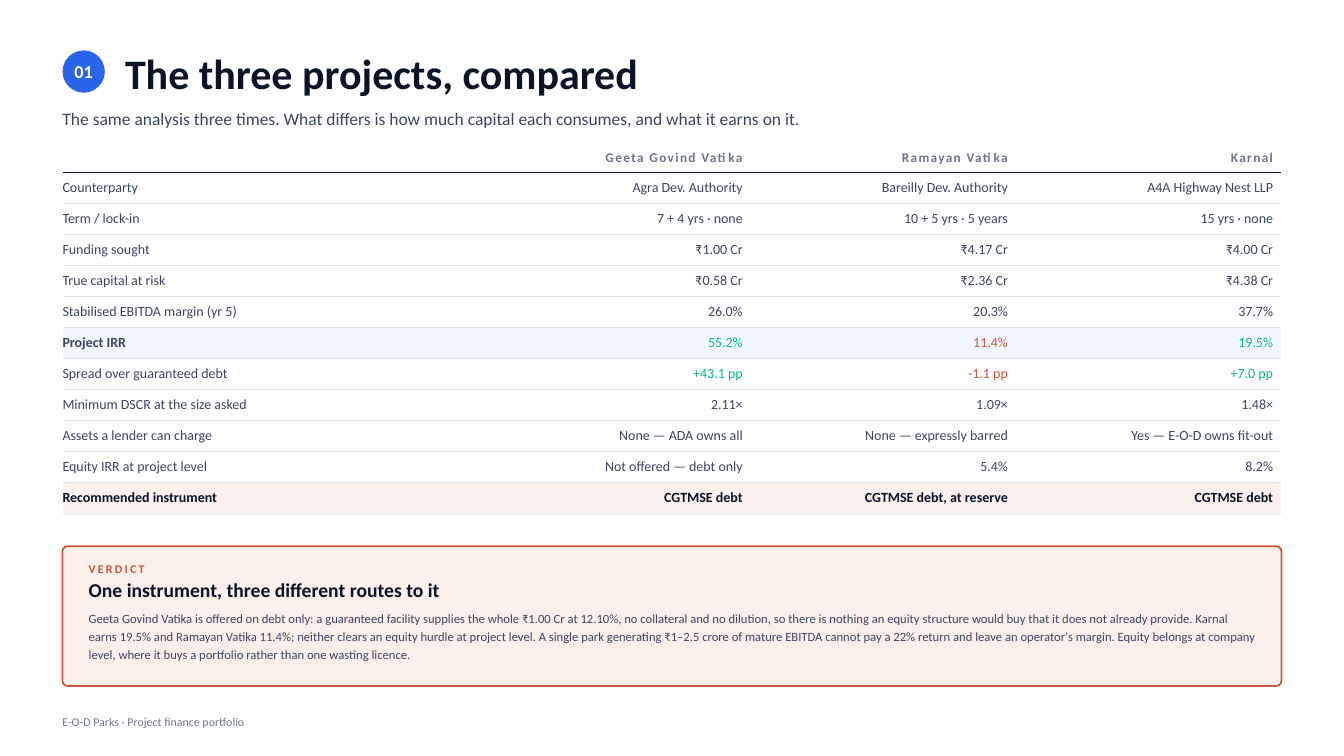
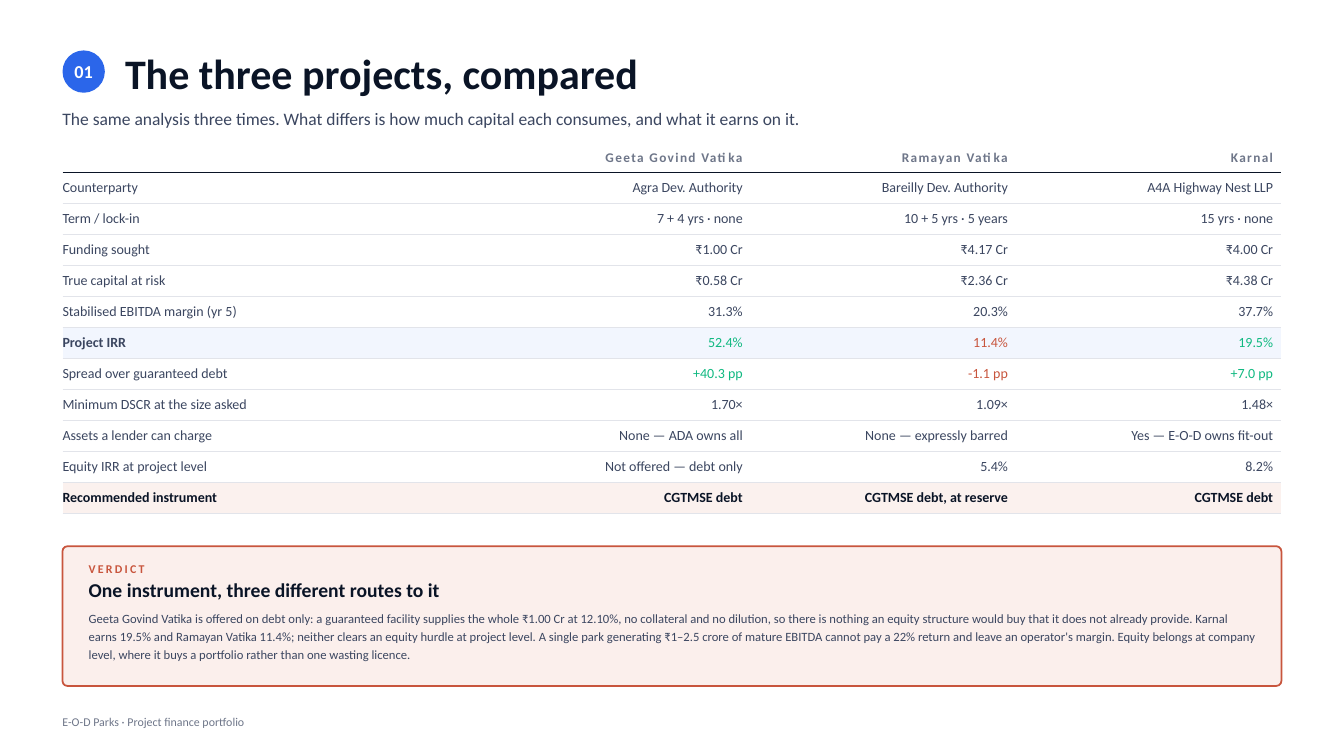
Before and after one commit to eodcfo/vappl-deck, a slide deck: slide 2 of pptx/EOD-Project-Finance-Portfolio.pptx. Drawn at 1344x756 pixels with LibreOffice and Linux fonts; fonts in the diff are those of the drawing. Boxes give left, top, right and bottom in pixels: in the first picture for what was removed or moved away, otherwise in the second. Text is boxed around its words. In the diff, an @@ line names an element or a change of style, - is before the commit and + after.

```diff
--- a/pptx/EOD-Project-Finance-Portfolio.pptx
+++ b/pptx/EOD-Project-Finance-Portfolio.pptx
@@ table at bbox=[63, 144, 1281, 508] @@
-row 6, column 2: 26.0%
+row 6, column 2: 31.3%
-row 7, column 2: 55.2%
+row 7, column 2: 52.4%
-row 8, column 2: +43.1 pp
+row 8, column 2: +40.3 pp
-row 9, column 2: 2.11×
+row 9, column 2: 1.70×
```
Also in this commit, not shown: 1 other slide changed, 13 other files.
